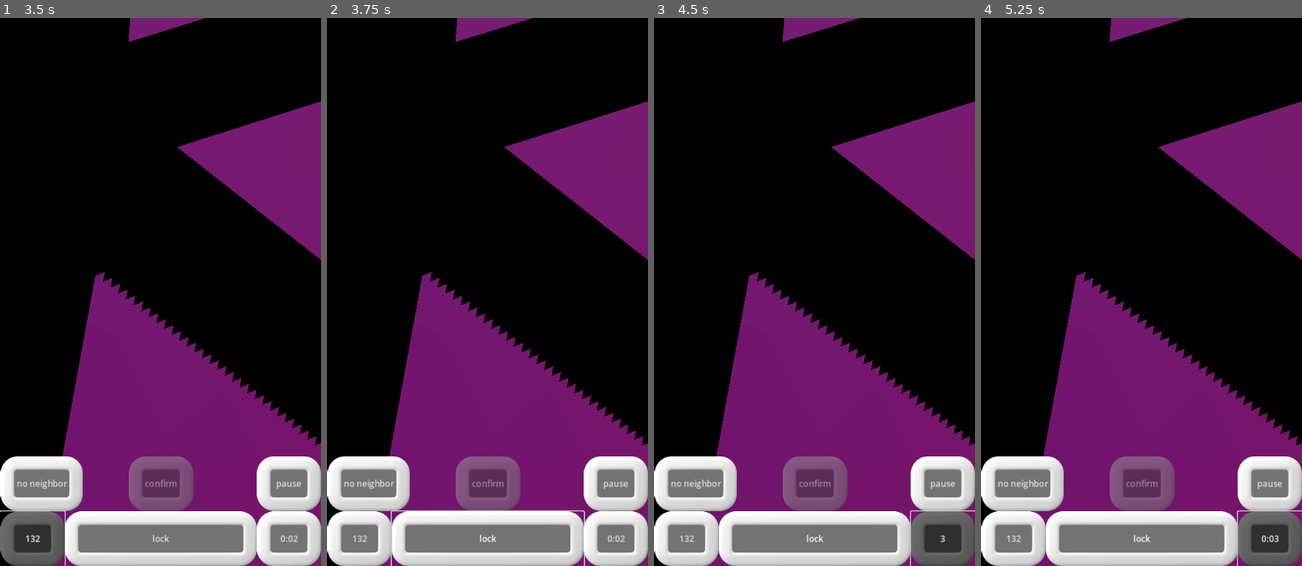
Above: before the commit, frames 1-4 (left to right).
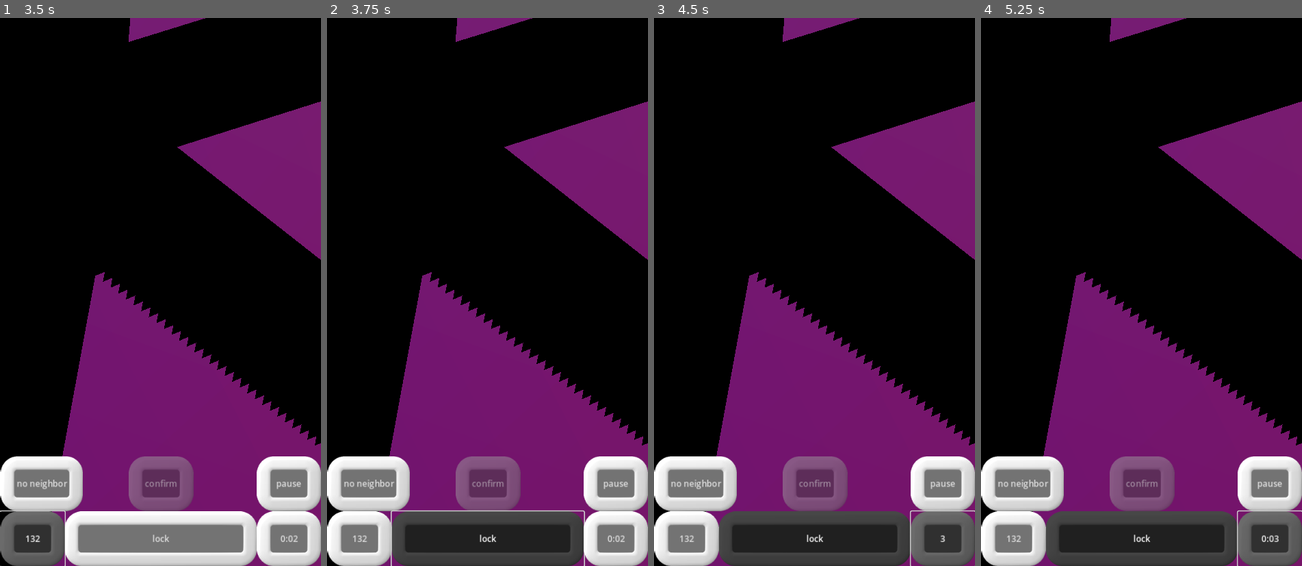
Above: after the commit, the same moments.

Repository: WalynC/sphereSweeperGodot
Game: Godot game, scene res://mainScenes/game.tscn
Same seed, same stepped clock (60 frames per second), same inputs: the game is played once before the commit and once after it.
Inputs (mouse positions are in pixels of both pictures, inside the frame that each line leads up to):
- Up to frame 1 (3.5 s): move the mouse to (231, 264) at 0.52 s; hold Right (ui_right) 0.53-1.25 s; hold Down (scroll_down) 0.53-1.25 s; click (231, 264) at 0.67 s; click "confirm" at 1.25 s; click "132" at 2 s; click "18" at 2.75 s
- Up to frame 2 (3.75 s): click "lock" at 3.5 s
- Up to frame 3 (4.5 s): click "0:02" at 4.25 s
- Up to frame 4 (5.25 s): click "3" at 5 s

Frame 1 is identical in both runs. In frame 2, 5.8% of the frame differs, in the area x 20-80%, y 90-100%; in frame 3, 5.8%; in frame 4, 5.8%.

Commit message:
Fixed incorrect color on pressed style

Diff:
--- a/visualThemes/dayVisualTheme/Day_pressedStyleBox.tres
+++ b/visualThemes/dayVisualTheme/Day_pressedStyleBox.tres
@@ -8,3 +8,4 @@
 texture_margin_top = 30.0
 texture_margin_right = 30.0
 texture_margin_bottom = 30.0
+modulate_color = Color(0.278431, 0.278431, 0.278431, 1)
